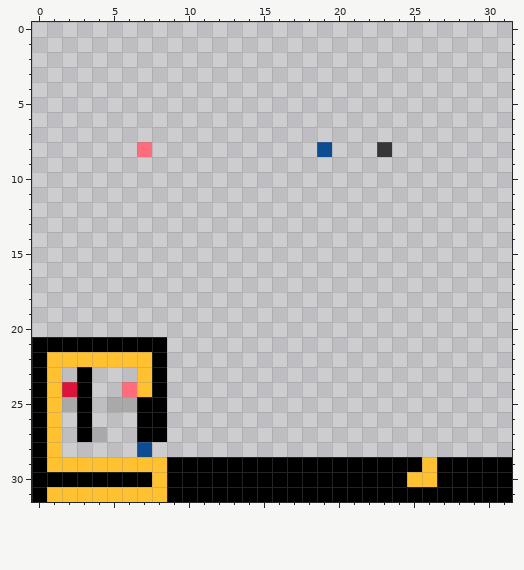
One commit to this pixel-art sprite: AridArnold/Content/Levels/level4-1.png. Above is the file before it was changed.
The file is 32x32 pixels. Colours within 5 levels of each other are drawn and written as one.
The same view after the edit:
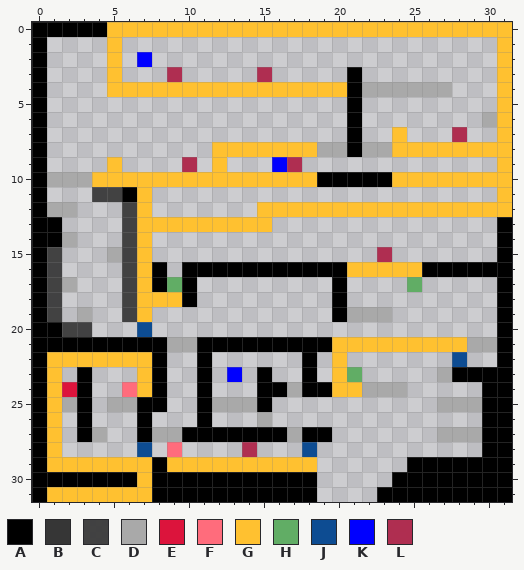
Palette (. is transparent): A #000000  B #363636  C #404040fc  D #a9a9a9  E #dc143c  F #ff6c7c  G #ffc130  H #61ad65  J #0d4c92  K #0000ff  L #af2d50fe
The edit:
Changed rows in their new state; - is an unchanged pixel.
first column x 0:
 0 AAAAAGGGGGGGGGGGGGGGGGGGGGGGGGGG
 1 A----G-------------------------G
 2 A----G-K-----------------------G
 3 A----G---L-----L-----A---------G
 4 A----GGGGGGGGGGGGGGGGADDDDDD---G
 5 A--------------------A---------G
 6 A--------------------A--------DG
 7 A--------------------A--G---L--G
 8 A------.----GGGGGGGDDADDGGGGGGGG
 9 A----G----L-G---KL-------------G
10 ADDDGGGGGGGGGGGGGGGAAAAAGGGGGGGG
11 A---CCAG-----------------------G
12 ADD---CG-------GGGGGGGGGGGGGGGGG
13 AA----CGGGGGGGGG---------------A
14 AAD---CG-----------------------A
15 AC---DCG---------------L-------A
16 AC----CGA-AAAAAAAAAAAGGGGGAAAAAA
17 ACD---CGAHA---------A----H-----A
18 AC----CGGGA---------A----------A
19 AC-D--CG------------ADDD-------A
20 AACC---J-----------------------A
21 ---------DDAAAAAAAAAGGGGGGGGGDDA
22 -----------A------A-G-------J--A
23 -----------A-K-A--A-GH-----DAAAA
24 -----------A---AADAAGGDDD-----AA
25 -----------ADDDA-----------DDDAA
26 --------.--A---D--------------AA
27 --------DDAAAAAAADAA-------DDDAA
28 ---------F----L---J-----------AA
29 --------AGGGGGGGGGG......-A-----
30 -------GA----------.....-AA-----
31 --------A----------....---------
Where, in picture pixels (left, top, right, bottom), the same in both pictures:
changed: (32, 22, 512, 502)
